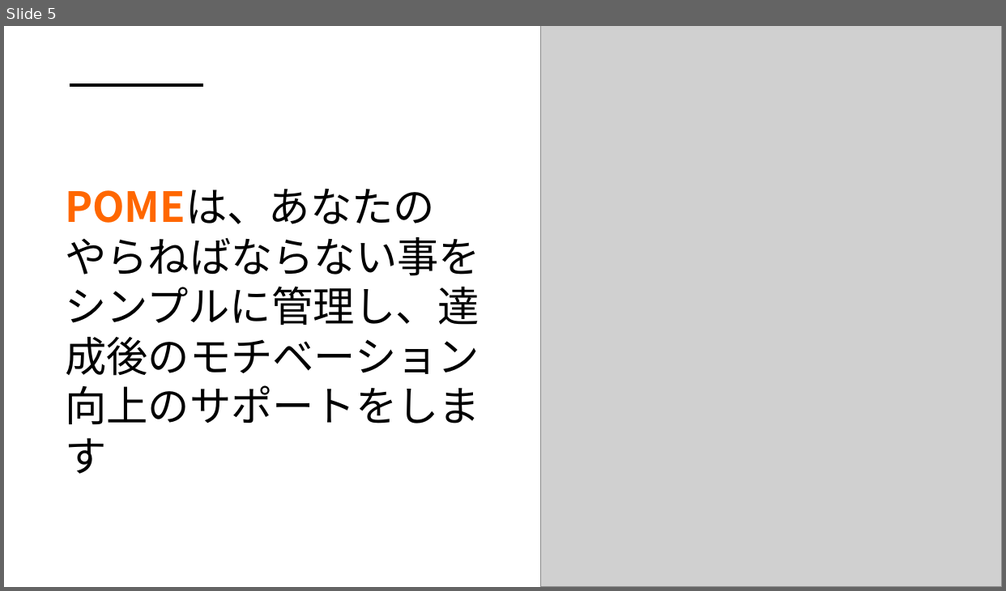
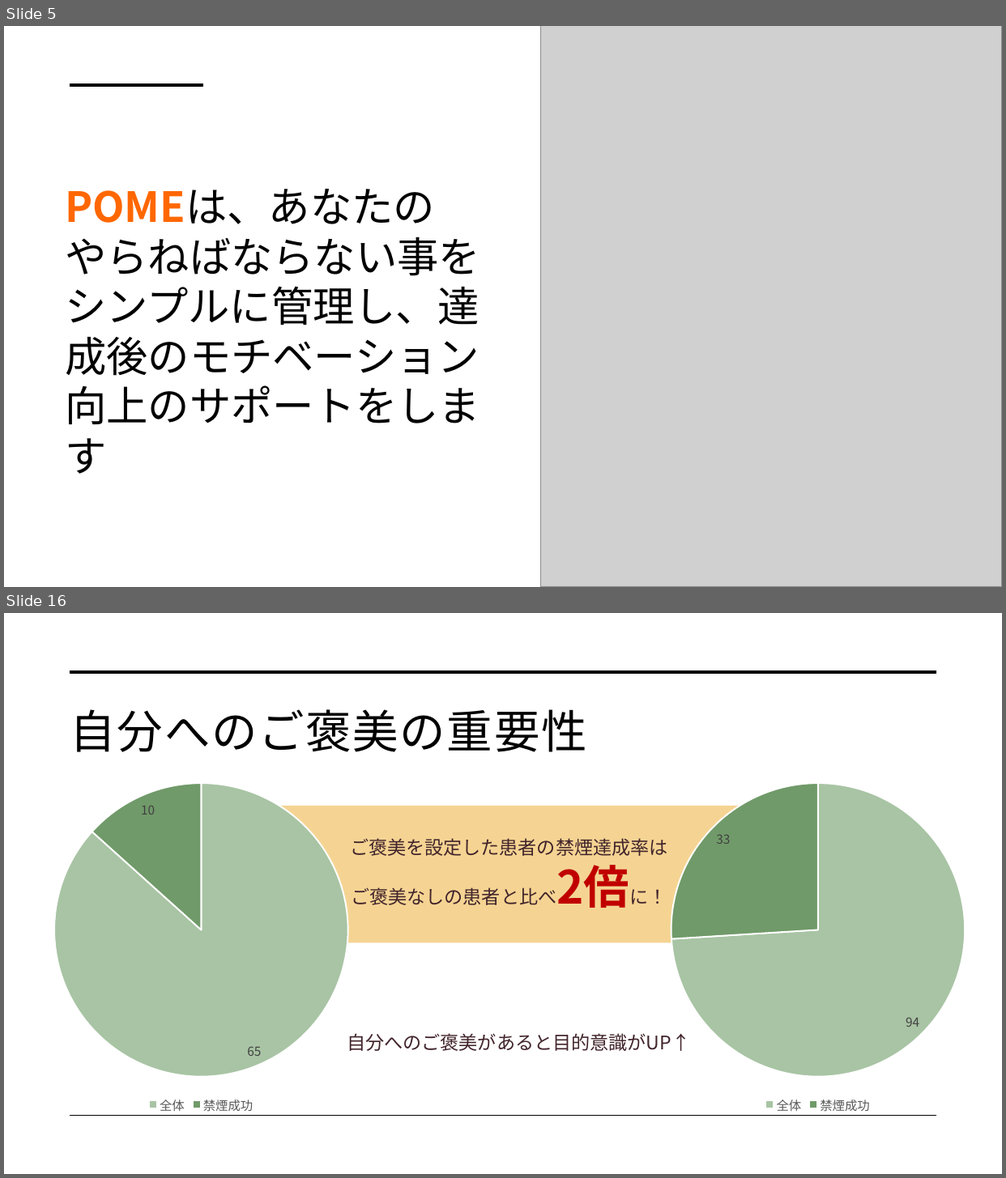
Before and after one commit to dojo2022/C-3, a slide deck: C-3_配布資料/0630_C3_発表資料.pptx. Shown one above the other, each under a label of ours: slide 5 before the commit, slides 5 and 16 after it; the slides between them are not shown. The pictures are 1006x591 and 1006x1178 pixels, drawn with LibreOffice and Linux fonts; fonts in the diff are those of the drawing; grey boxes stand for pictures. Boxes give left, top, right and bottom in pixels: in the first picture for what was removed or moved away, otherwise in the second. Text is boxed around its words. In the diff, an @@ line names an element or a change of style, - is before the commit and + after.

```diff
--- a/C-3_配布資料/0630_C3_発表資料.pptx
+++ b/C-3_配布資料/0630_C3_発表資料.pptx
@@ slide 16 added at (4, 613, 1002, 1174), background #FFFFFF @@
@@ line added from (70, 672) to (937, 672), #000000 3.5 pt @@
@@ title added at (70, 709, 587, 752), 44 pt, text #000000 @@
+自分へのご褒美の重要性
@@ pie chart added at (4, 773, 417, 1118) @@
+categories: 全体, 禁煙成功
+Series 1: 65, 10
@@ pie chart added at (589, 773, 1002, 1118) @@
+categories: 全体, 禁煙成功
+Series 1: 94, 33
@@ rectangle added at (201, 806, 816, 943), fill #F5D493, 18 pt, text #41242B @@
+ご褒美を設定した患者の禁煙達成率は
+ご褒美なしの患者と比べ2倍に！
@@ text added at (347, 1033, 690, 1051), 18 pt, text #41242B @@
+自分へのご褒美があると目的意識がUP↑
@@ line added from (70, 1116) to (937, 1116), #000000 1 pt @@
```
Also in this commit, not shown: 17 other slides added.
